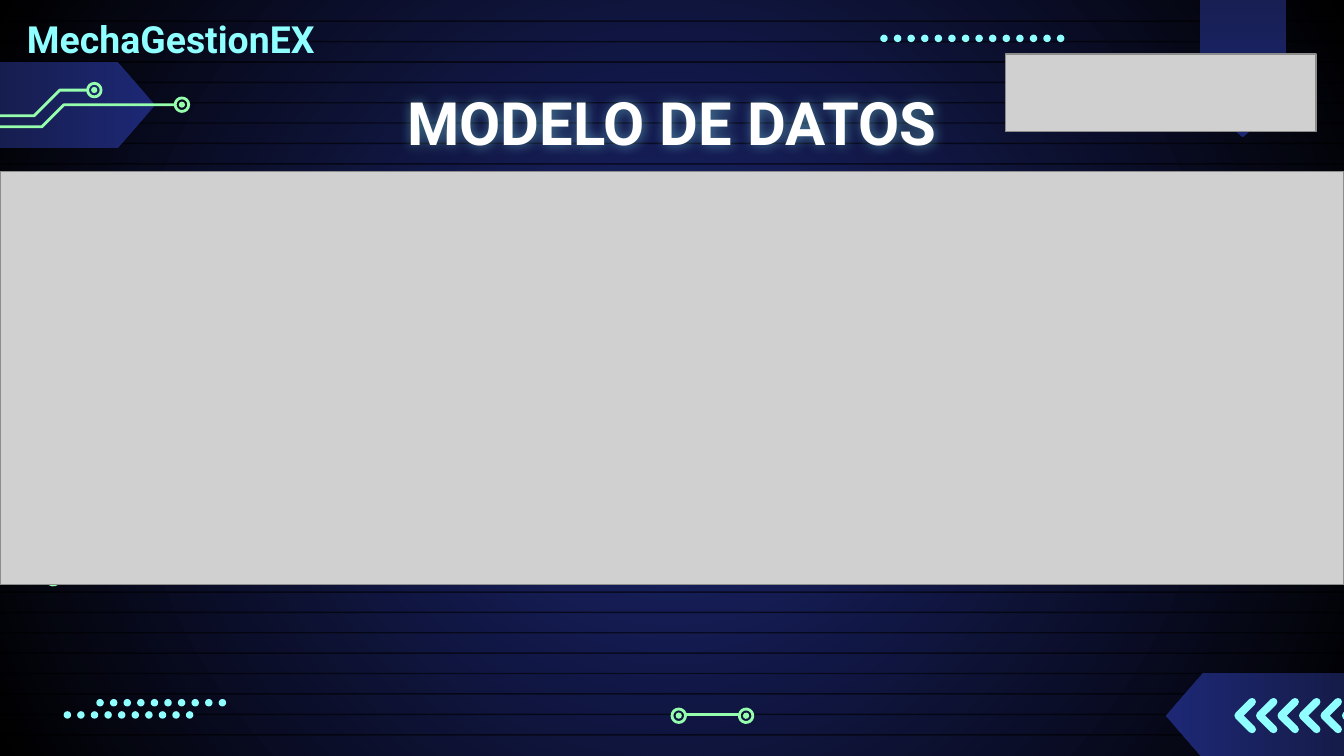
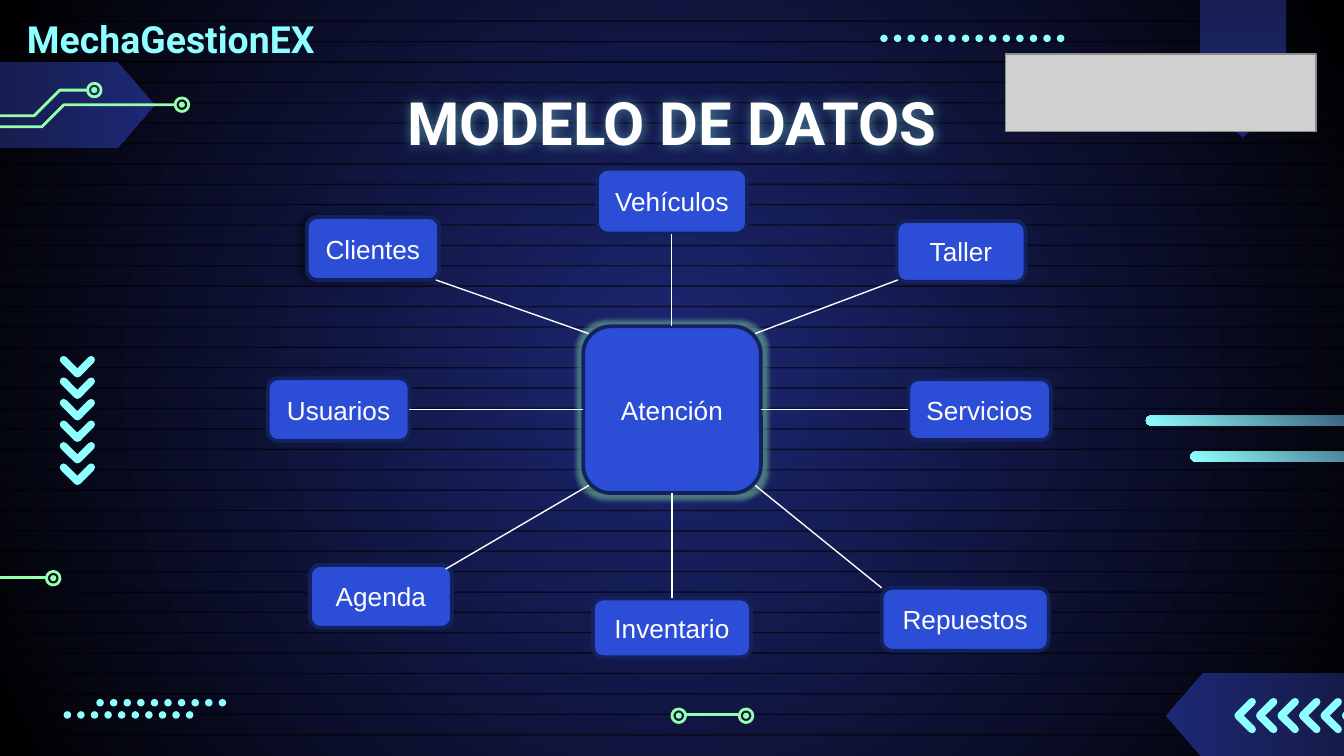
Before and after one commit to Sythrex/Capstone_grupo_4, a slide deck: slide 11 of Fase 3/Evidencias grupales/Presentacion Final del proyecto (Espanol).pptx (slide 13 before the commit). Drawn at 1344x756 pixels with LibreOffice and Linux fonts; fonts in the diff are those of the drawing; grey boxes stand for pictures. Boxes give left, top, right and bottom in pixels: in the first picture for what was removed or moved away, otherwise in the second. Text is boxed around its words. In the diff, an @@ line names an element or a change of style, - is before the commit and + after.

```diff
--- a/Fase 3/Evidencias grupales/Presentacion Final del proyecto (Espanol).pptx
+++ b/Fase 3/Evidencias grupales/Presentacion Final del proyecto (Espanol).pptx
@@ picture removed at bbox=[0, 172, 1344, 585] @@
@@ rounded rectangle added at bbox=[597, 169, 747, 234], fill #2C4ED7, outline #13225E 2 pt, 14 pt, text #FFFFFF @@
+Vehículos
@@ rounded rectangle added at bbox=[306, 218, 438, 281], fill #2C4ED7, outline #13225E 2 pt, 14 pt, text #FFFFFF @@
+Clientes
@@ line added from (672, 234) to (672, 327), #FFFFFF 0.5 pt @@
@@ rounded rectangle added at bbox=[896, 220, 1025, 281], fill #2C4ED7, outline #13225E 2 pt, 14 pt, text #FFFFFF @@
+Taller
@@ line added from (435, 280) to (589, 333), #FFFFFF 0.75 pt @@
@@ line added from (898, 280) to (755, 333), #FFFFFF 0.75 pt @@
@@ rounded rectangle added at bbox=[583, 327, 761, 493], fill #2C4ED7, outline #13225E 2 pt, 14 pt, text #FFFFFF @@
+Atención
@@ group added at bbox=[60, 355, 95, 486]: 6 freeform shapes @@
@@ rounded rectangle added at bbox=[267, 378, 409, 441], fill #2C4ED7, outline #13225E 2 pt, 14 pt, text #FFFFFF @@
+Usuarios
@@ rounded rectangle added at bbox=[909, 379, 1051, 439], fill #2C4ED7, outline #13225E 2 pt, 14 pt, text #FFFFFF @@
+Servicios
@@ line added from (410, 410) to (583, 410), #FFFFFF 0.75 pt @@
@@ line added from (761, 410) to (909, 410), #FFFFFF 0.75 pt @@
@@ line added from (446, 569) to (589, 485), #FFFFFF 0.75 pt @@
@@ line added from (672, 493) to (672, 598), #FFFFFF 0.75 pt @@
@@ line added from (755, 485) to (882, 587), #FFFFFF 0.75 pt @@
@@ rounded rectangle added at bbox=[310, 564, 452, 628], fill #2C4ED7, outline #13225E 2 pt, 14 pt, text #FFFFFF @@
+Agenda
@@ freeform shape added at bbox=[50, 575, 56, 582], fill #95FFAE @@
@@ rounded rectangle added at bbox=[593, 598, 751, 657], fill #2C4ED7, outline #13225E 2 pt, 14 pt, text #FFFFFF @@
+Inventario
@@ rounded rectangle added at bbox=[882, 587, 1048, 650], fill #2C4ED7, outline #13225E 2 pt, 14 pt, text #FFFFFF @@
+Repuestos
```
Also in this commit, not shown: 3 other slides changed, 2 slides removed.
